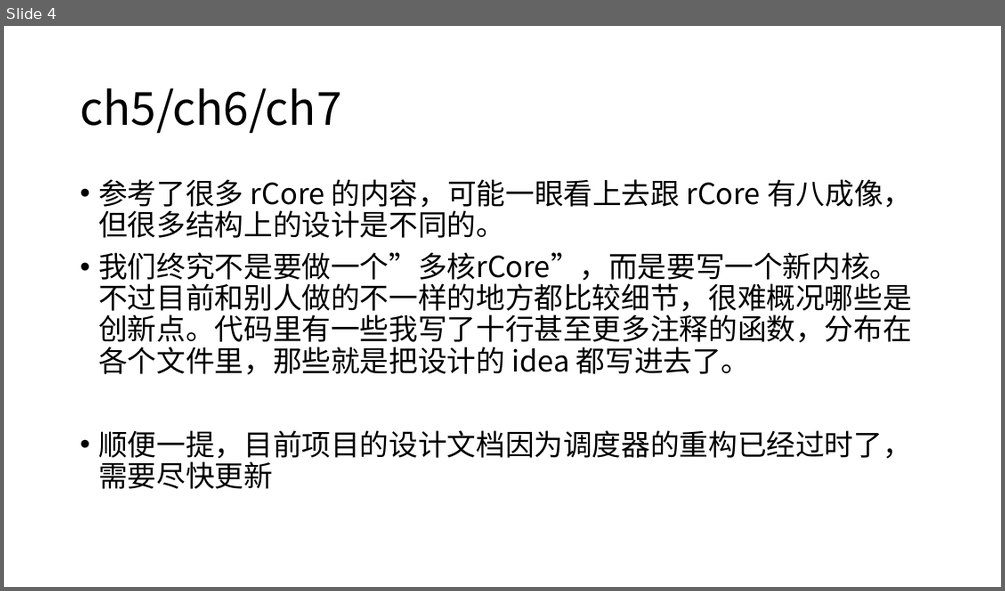
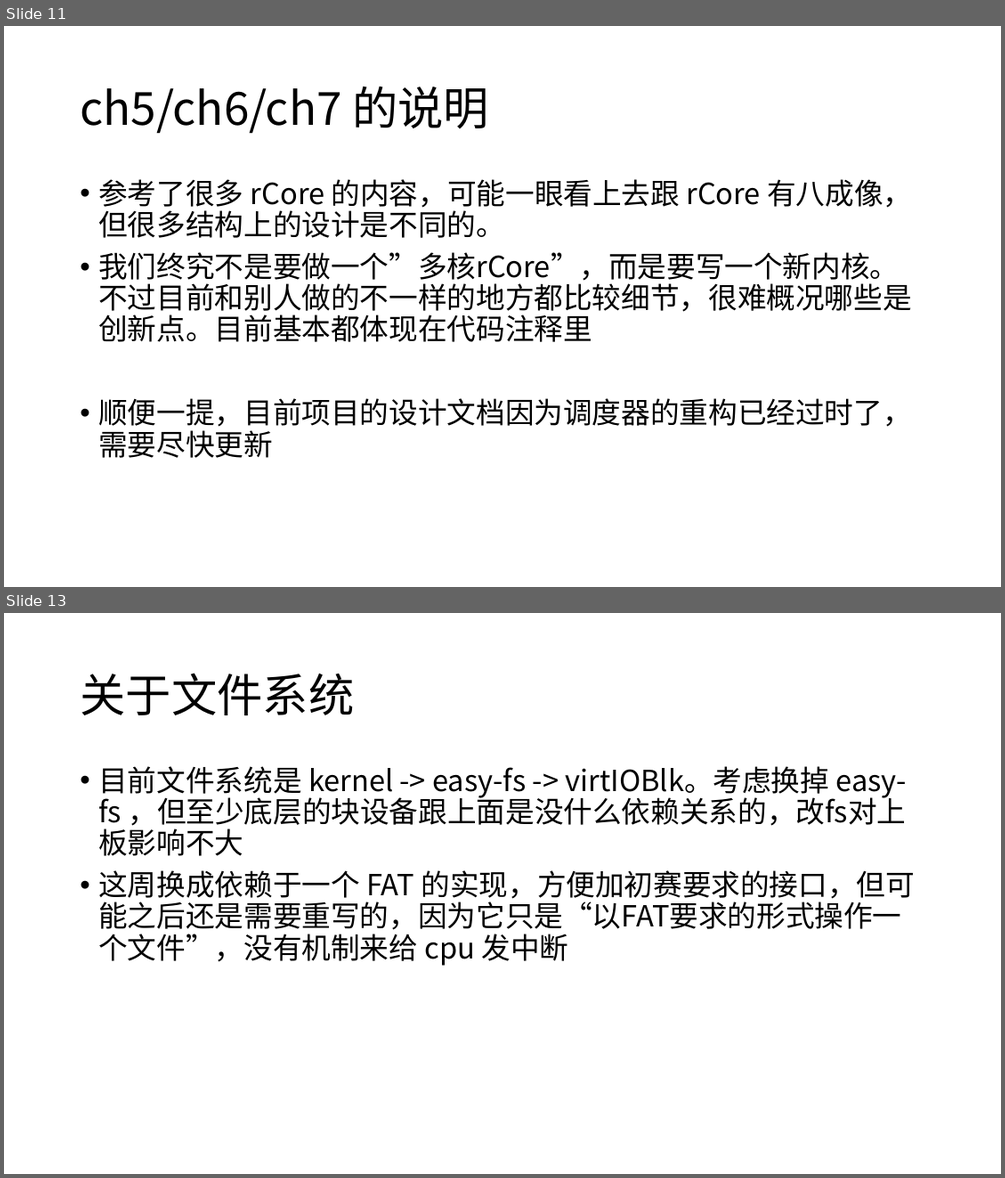
Before and after one commit to scPointer/maturin, a slide deck: repo/0507.pptx. Shown one above the other, each under a label of ours: slide 4 before the commit, slides 11 and 13 after it; the slides between them are not shown. The pictures are 1005x591 and 1005x1178 pixels, drawn with LibreOffice and Linux fonts; fonts in the diff are those of the drawing. Boxes give left, top, right and bottom in pixels: in the first picture for what was removed or moved away, otherwise in the second. Text is boxed around its words. In the diff, an @@ line names an element or a change of style, - is before the commit and + after.

```diff
--- a/repo/0507.pptx
+++ b/repo/0507.pptx
@@ slide 13 added at (4,613,1001,1174), background #FFFFFF @@
@@ title added at (80,673,354,715), 44 pt, text #000000 @@
+关于文件系统
@@ text added at (98,766,915,965), 28 pt, text #000000 @@
+• 目前文件系统是 kernel -> easy-fs -> virtIOBlk。考虑换掉 easy-fs ，但至少底层的块设备跟上面是没什么依赖关系的，改fs对上板影响不大
+• 这周换成依赖于一个 FAT 的实现，方便加初赛要求的接口，但可能之后还是需要重写的，因为它只是“以FAT要求的形式操作一个文件”，没有机制来给 cpu 发中断
@@ what was slide 4 is now slide 11 @@
@@ slide 11 changed as well @@
@@ title at (80,87,489,134): text changed @@
-ch5/ch6/ch7
+ch5/ch6/ch7 的说明
@@ text at (98,252,911,342): text changed @@
-• 我们终究不是要做一个”多核rCore”，而是要写一个新内核。不过目前和别人做的不一样的地方都比较细节，很难概况哪些是创新点。代码里有一些我写了十行甚至更多注释的函数，分布在各个文件里，那些就是把设计的 idea 都写进去了。
+• 我们终究不是要做一个”多核rCore”，而是要写一个新内核。不过目前和别人做的不一样的地方都比较细节，很难概况哪些是创新点。目前基本都体现在代码注释里
```
Also in this commit, not shown: 4 other slides changed, 8 other slides added, 1 other file.
